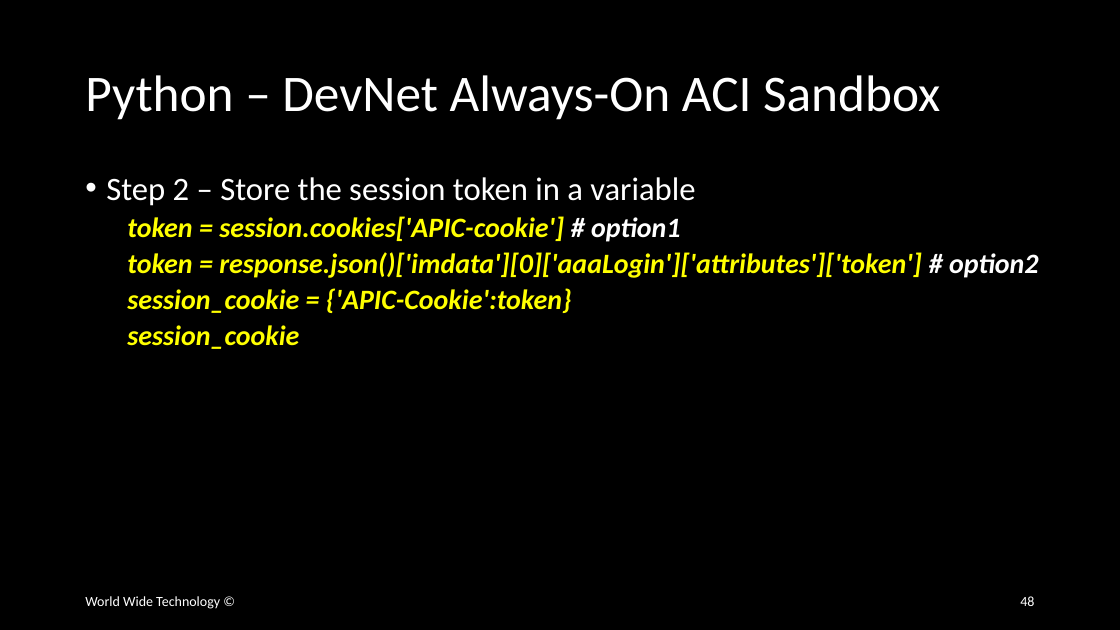
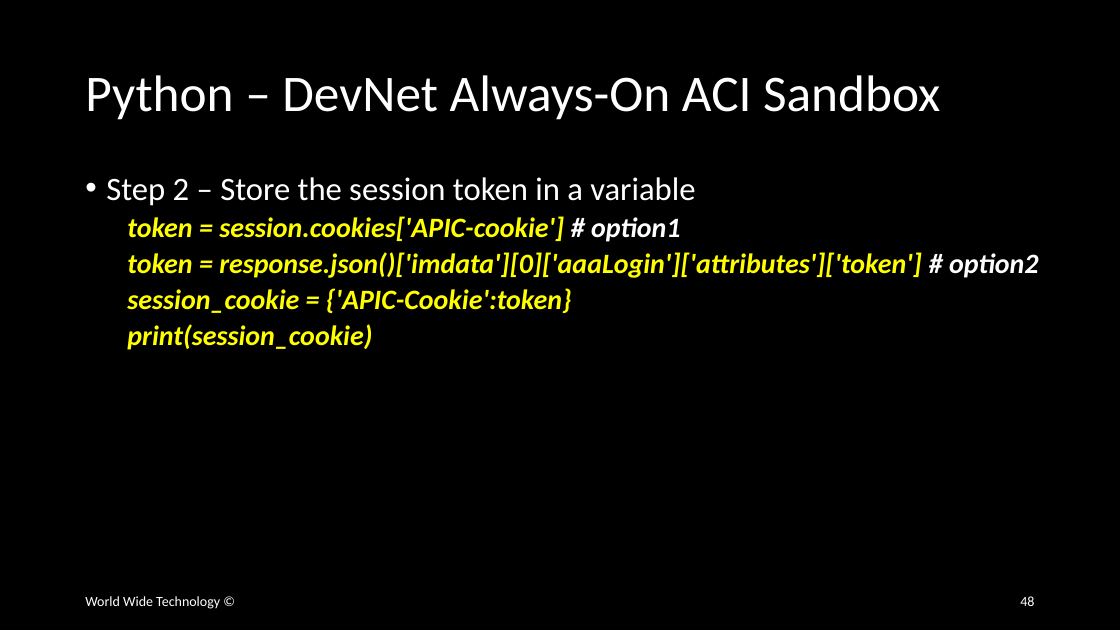
Before and after one commit to wwt/curl-requests-foundations, a slide deck: slide 48 of curl-requests-foundations.pptx. Drawn at 1120x630 pixels with LibreOffice and Linux fonts; fonts in the diff are those of the drawing. Boxes give left, top, right and bottom in pixels: in the first picture for what was removed or moved away, otherwise in the second. Text is boxed around its words. In the diff, an @@ line names an element or a change of style, - is before the commit and + after.

Commit message:
Updated Python ACI authentication code slides

```diff
--- a/curl-requests-foundations.pptx
+++ b/curl-requests-foundations.pptx
@@ text at bbox=[127, 324, 372, 350]: text changed @@
-  session_cookie
+  print(session_cookie)
```
Also in this commit, not shown: 3 other slides changed.
